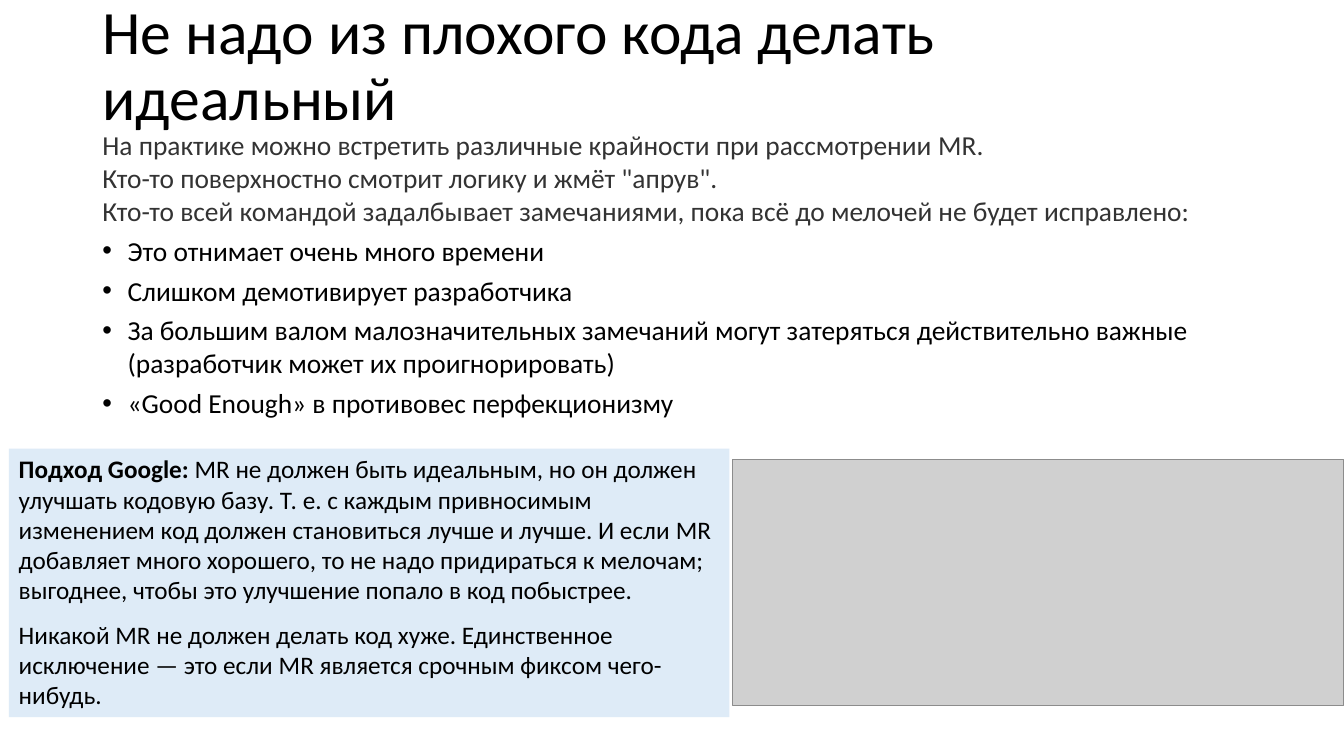
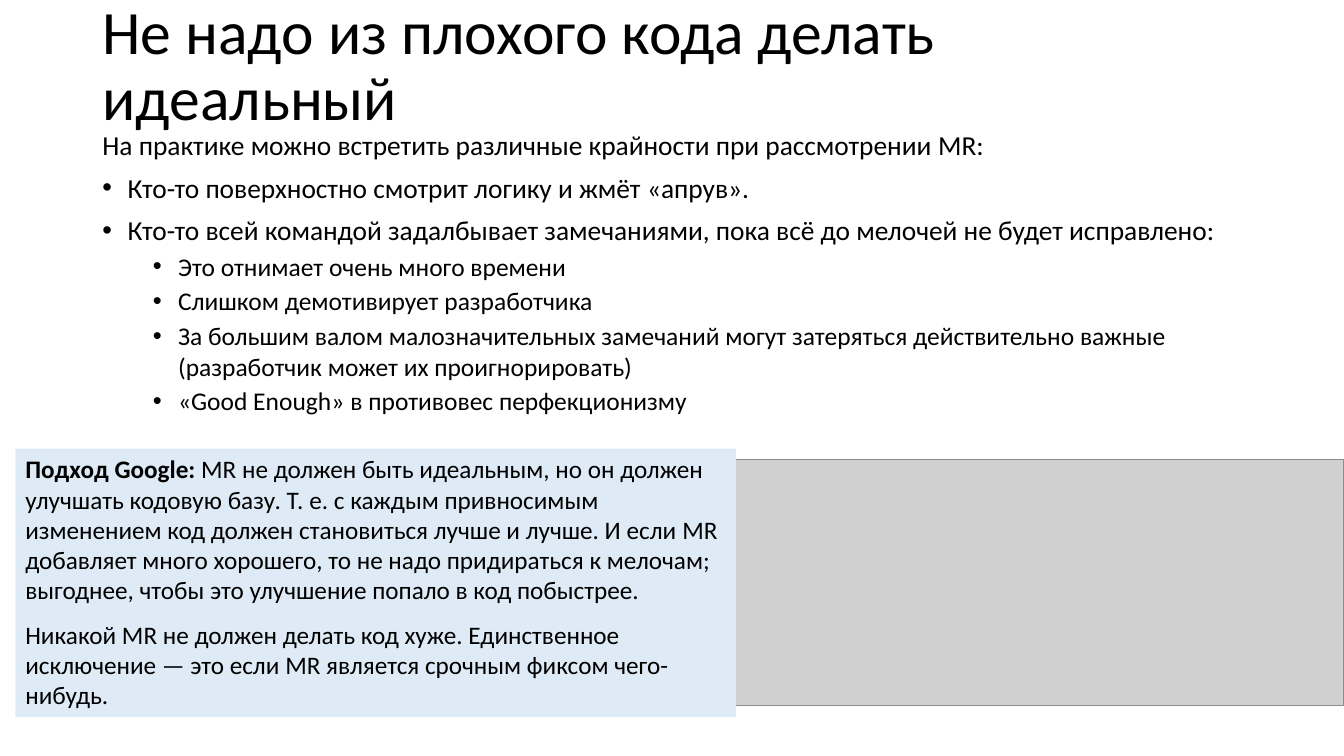
Before and after one commit to xtrueman/prog_instruments, a slide deck: slide 21 of presentations/CodeReview.pptx (slide 18 before the commit). Drawn at 1344x756 pixels with LibreOffice and Linux fonts; fonts in the diff are those of the drawing; grey boxes stand for pictures. Boxes give left, top, right and bottom in pixels: in the first picture for what was removed or moved away, otherwise in the second. Text is boxed around its words. In the diff, an @@ line names an element or a change of style, - is before the commit and + after.

```diff
--- a/presentations/CodeReview.pptx
+++ b/presentations/CodeReview.pptx
@@ text at <box>102,136,1214,245</box>: text changed; text colour #333333 to #000000 @@
-На практике можно встретить различные крайности при рассмотрении MR.
-Кто-то поверхностно смотрит логику и жмёт "апрув".
-Кто-то всей командой задалбывает замечаниями, пока всё до мелочей не будет исправлено:
+На практике можно встретить различные крайности при рассмотрении MR:
+• Кто-то поверхностно смотрит логику и жмёт «апрув».
+• Кто-то всей командой задалбывает замечаниями, пока всё до мелочей не будет исправлено:
@@ text at <box>178,259,1165,415</box>: size 19.6 to 18.2 pt in "Это отнимает очень много времени", "Слишком демотивирует разработчика", "За большим валом малозначительных замечаний могут затеряться ...", "«Good Enough» в противовес перфекционизму"; list level 1 to 2 in "Это отнимает очень много времени"; list level 1 to 2 in "Слишком демотивирует разработчика"; list level 1 to 2 in "За большим валом малозначительных замечаний ..."; list level 1 to 2 in "«Good Enough» в противовес перфекционизму" @@
@@ rectangle "Подход Google: MR не должен ...": place and size @@
-rectangle "Подход Google: MR не должен ..." at <box>9,449,730,717</box>
+rectangle "Подход Google: MR не должен ..." at <box>15,449,736,717</box>
```
Also in this commit, not shown: 14 other slides changed, 7 slides added, 1 other file.
